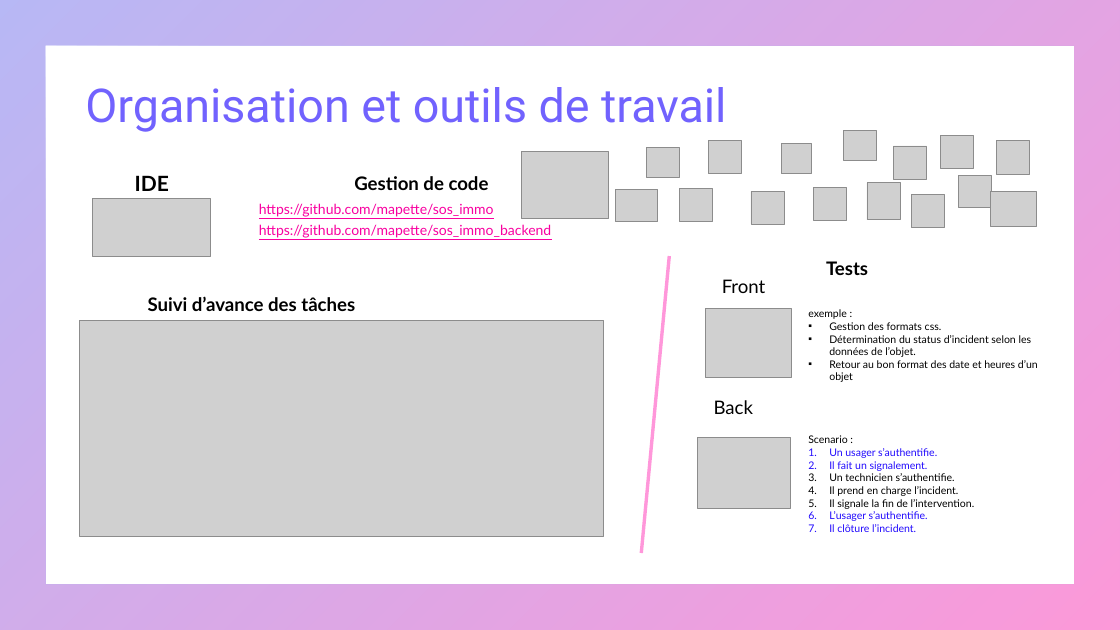
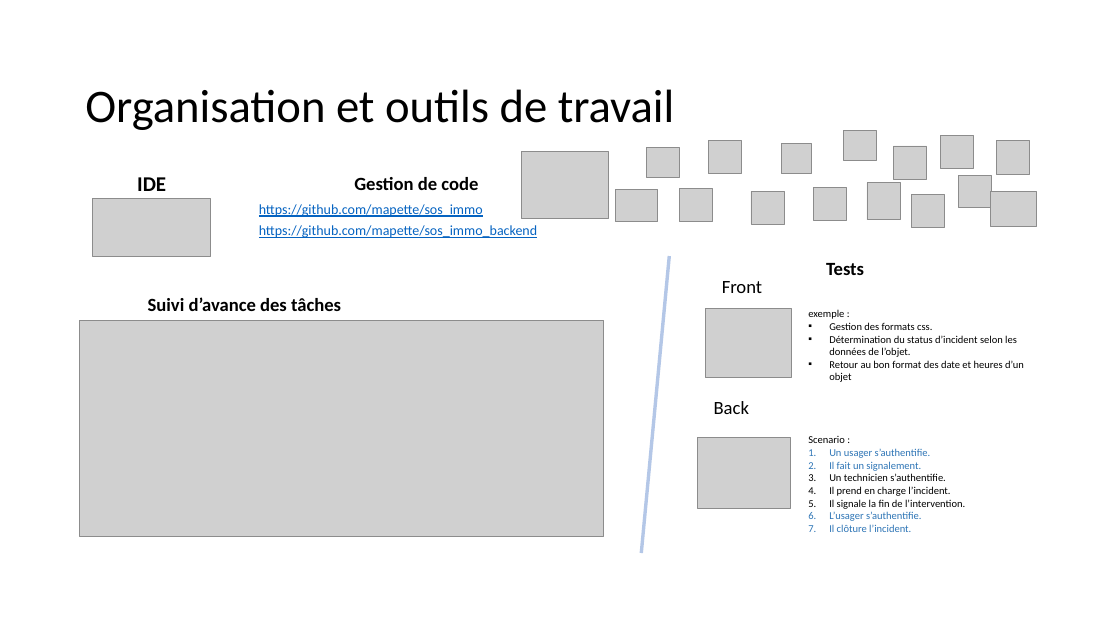
Before and after one commit to mapette/sos_immo_backend, a slide deck: slide 18 of doc/présentation V4 - commentaires.pptx. Drawn at 1120x630 pixels with LibreOffice and Linux fonts; fonts in the diff are those of the drawing; grey boxes stand for pictures. Boxes give left, top, right and bottom in pixels: in the first picture for what was removed or moved away, otherwise in the second. Text is boxed around its words. In the diff, an @@ line names an element or a change of style, - is before the commit and + after.

```diff
--- a/doc/présentation V4 - commentaires.pptx
+++ b/doc/présentation V4 - commentaires.pptx
@@ frame removed at <box>0,0,1120,630</box> @@
@@ title "Organisation et outils de travail" at <box>85,89,675,130</box>: font Roboto to Calibri, text colour gradient #7162FE to #F900A0 to #000000 @@
@@ font Lato to Calibri in 7 elements at <box>722,281,762,293</box>, <box>714,401,749,414</box>, <box>808,310,1024,382</box>, <box>354,177,478,190</box>, <box>148,297,341,311</box>, <box>826,263,864,275</box>, <box>137,177,166,191</box> @@
@@ text "https://github.com/mapette/sos_immo" at <box>259,204,537,238</box>: font Lato to Calibri, text colour #F900A0 to #0563C1 @@
@@ flow chart input output at <box>638,256,672,553</box>: fill #FF97DA to #B4C7E7 @@
@@ text "Scenario :" at <box>808,436,965,532</box>: font Lato to Calibri; text colour #220BFD to #2E75B6 in "Un usager s’authentifie.", "Il fait un signalement.", "L’usager s’authentifie.", "Il clôture l’incident." @@
```
Also in this commit, not shown: 23 other slides changed, 1 slide added, 1 other file.
